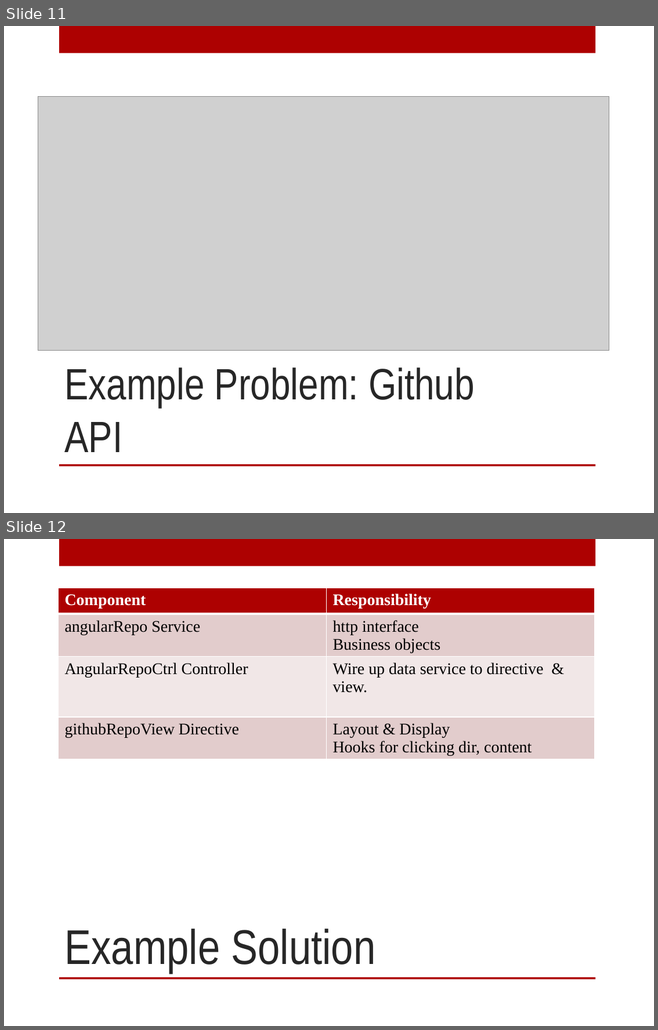
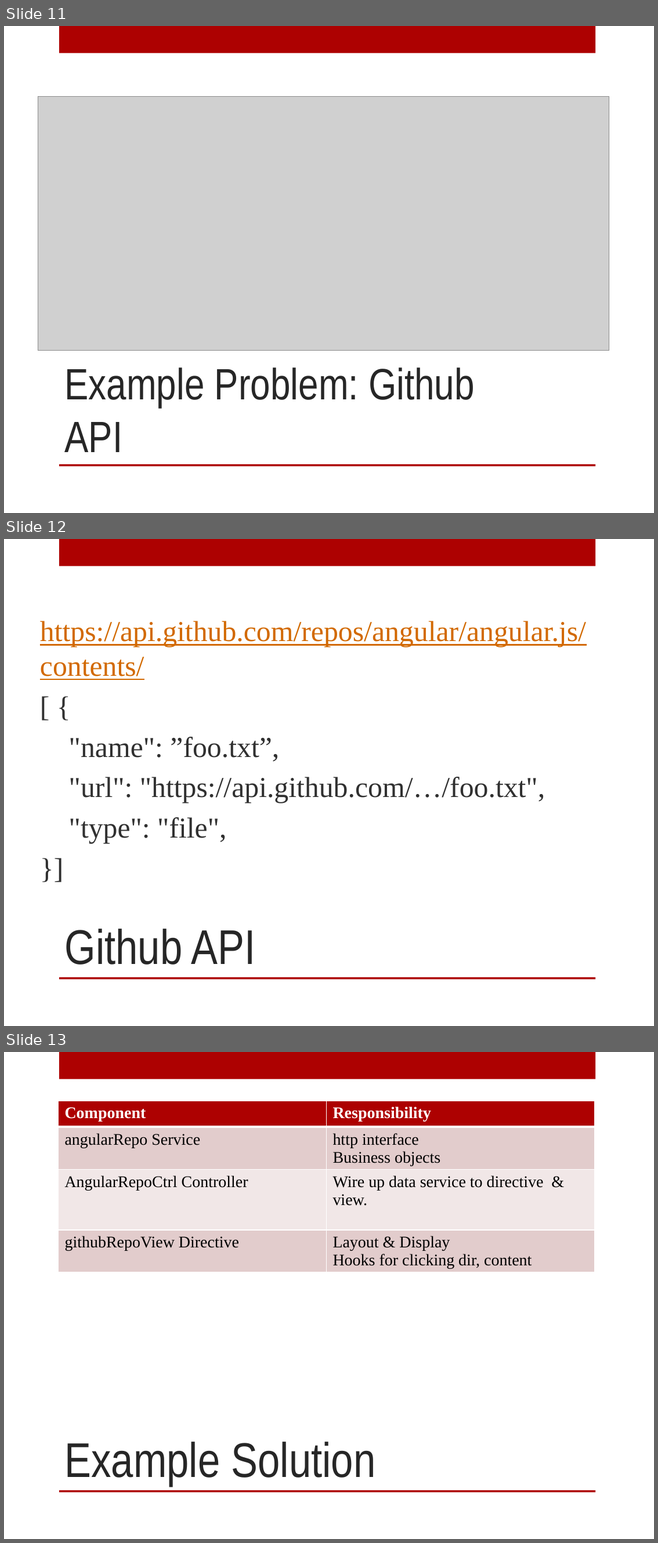
Before and after one commit to kennbrodhagen/angular-github-view, a slide deck: AngularJS Unit Testing.pptx. Shown one above the other, each under a label of ours: slides 11 and 12 before the commit, slides 11, 12 and 13 after it. The pictures are 658x1030 and 658x1543 pixels, drawn with LibreOffice and Linux fonts; fonts in the diff are those of the drawing; grey boxes stand for pictures; background and template pictures are left out. Boxes give left, top, right and bottom in pixels: in the first picture for what was removed or moved away, otherwise in the second. Text is boxed around its words. In the diff, an @@ line names an element or a change of style, - is before the commit and + after.

```diff
--- a/AngularJS Unit Testing.pptx
+++ b/AngularJS Unit Testing.pptx
@@ slide 12 added at (x1=4, y1=539, x2=654, y2=1026), background picture (left out); not listed: 2 template elements that a slide beside it also shows @@
@@ text added at (x1=40, y1=621, x2=586, y2=843), 32 pt, text #303030 @@
+https://api.github.com/repos/angular/angular.js/contents/
+[ {
+"name": ”foo.txt”,
+"url": "https://api.github.com/…/foo.txt",
+"type": "file",
+}]
@@ title added at (x1=65, y1=929, x2=256, y2=965), 54 pt, text #262626 @@
+Github API
@@ what was slide 12 is now slide 13 @@
```
Also in this commit, not shown: 5 slides changed, 1 other slide added, 1 slide removed, 1 other file.
